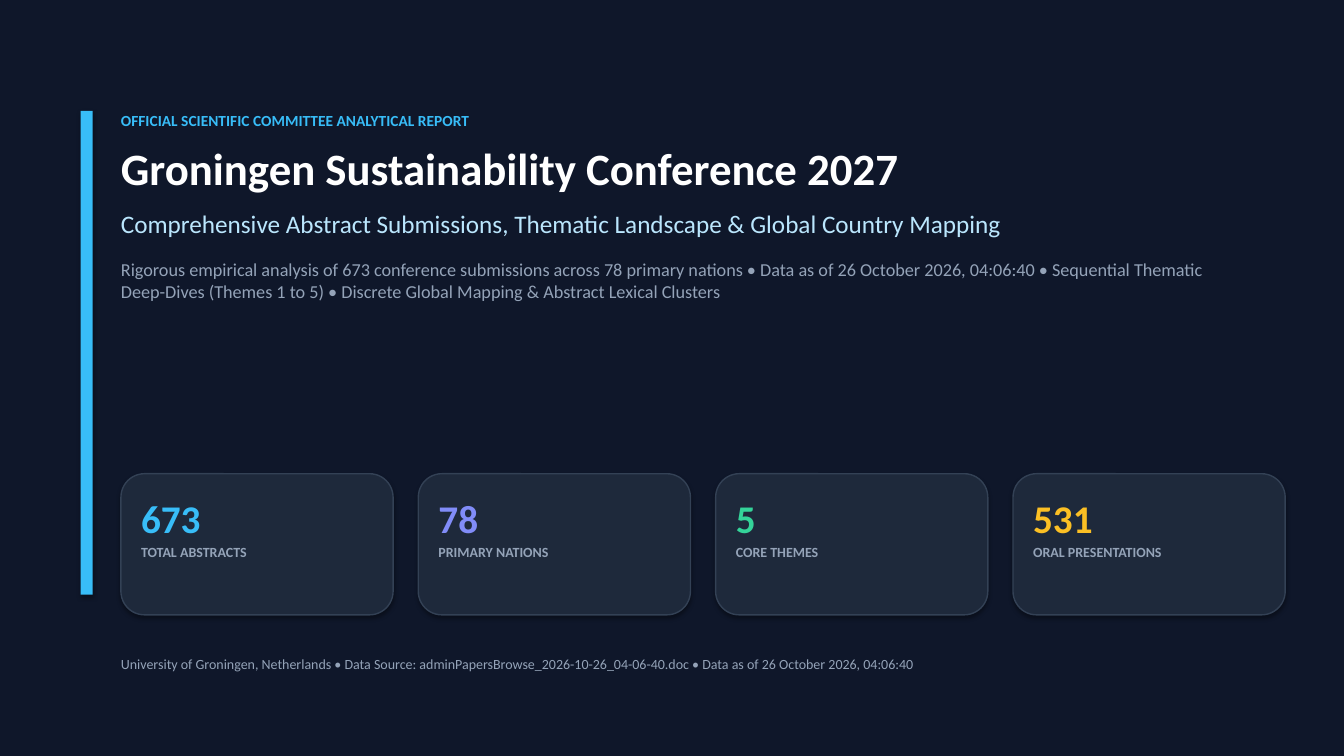
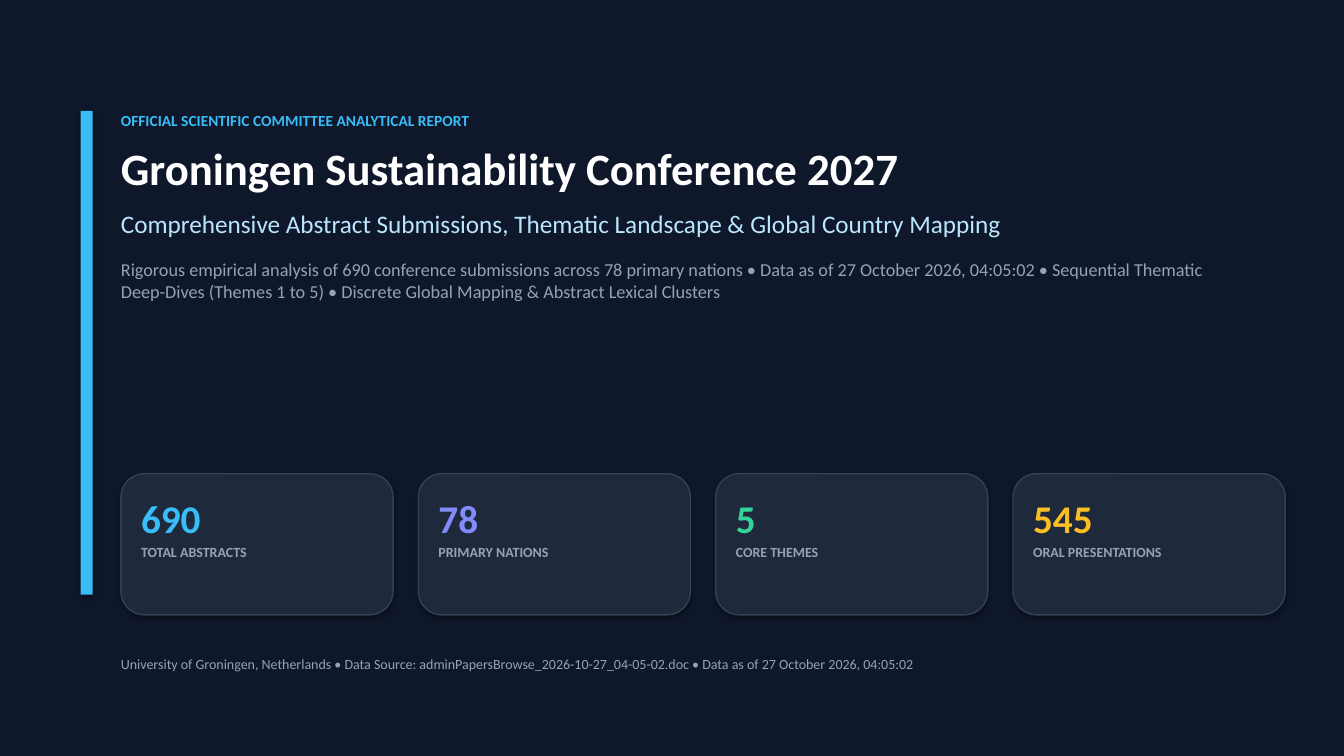
Before and after one commit to ponraj-aru/gsc2027-dashboard, a slide deck: slide 1 of GSC2027_Abstract_Submissions_Analysis_Report.pptx. Drawn at 1344x756 pixels with LibreOffice and Linux fonts; fonts in the diff are those of the drawing. Boxes give left, top, right and bottom in pixels: in the first picture for what was removed or moved away, otherwise in the second. Text is boxed around its words. In the diff, an @@ line names an element or a change of style, - is before the commit and + after.

Commit message:
Update dashboard with latest abstracts from adminPapersBrowse_2026-10-27_04-05-02.doc as of 2026-10-27 09:05:53

```diff
--- a/GSC2027_Abstract_Submissions_Analysis_Report.pptx
+++ b/GSC2027_Abstract_Submissions_Analysis_Report.pptx
@@ text at [121, 263, 1202, 301]: text changed @@
-Rigorous empirical analysis of 673 conference submissions across 78 primary nations • Data as of 26 October 2026, 04:06:40 • Sequential Thematic Deep-Dives (Themes 1 to 5) • Discrete Global Mapping & Abstract Lexical Clusters
+Rigorous empirical analysis of 690 conference submissions across 78 primary nations • Data as of 27 October 2026, 04:05:02 • Sequential Thematic Deep-Dives (Themes 1 to 5) • Discrete Global Mapping & Abstract Lexical Clusters
@@ text at [141, 506, 200, 534]: text changed @@
-673
+690
@@ text at [1033, 507, 1092, 534]: text changed @@
-531
+545
@@ text at [121, 659, 913, 672]: text changed @@
-University of Groningen, Netherlands • Data Source: adminPapersBrowse_2026-10-26_04-06-40.doc • Data as of 26 October 2026, 04:06:40
+University of Groningen, Netherlands • Data Source: adminPapersBrowse_2026-10-27_04-05-02.doc • Data as of 27 October 2026, 04:05:02
```
Also in this commit, not shown: 14 other slides changed, 51 other files.
